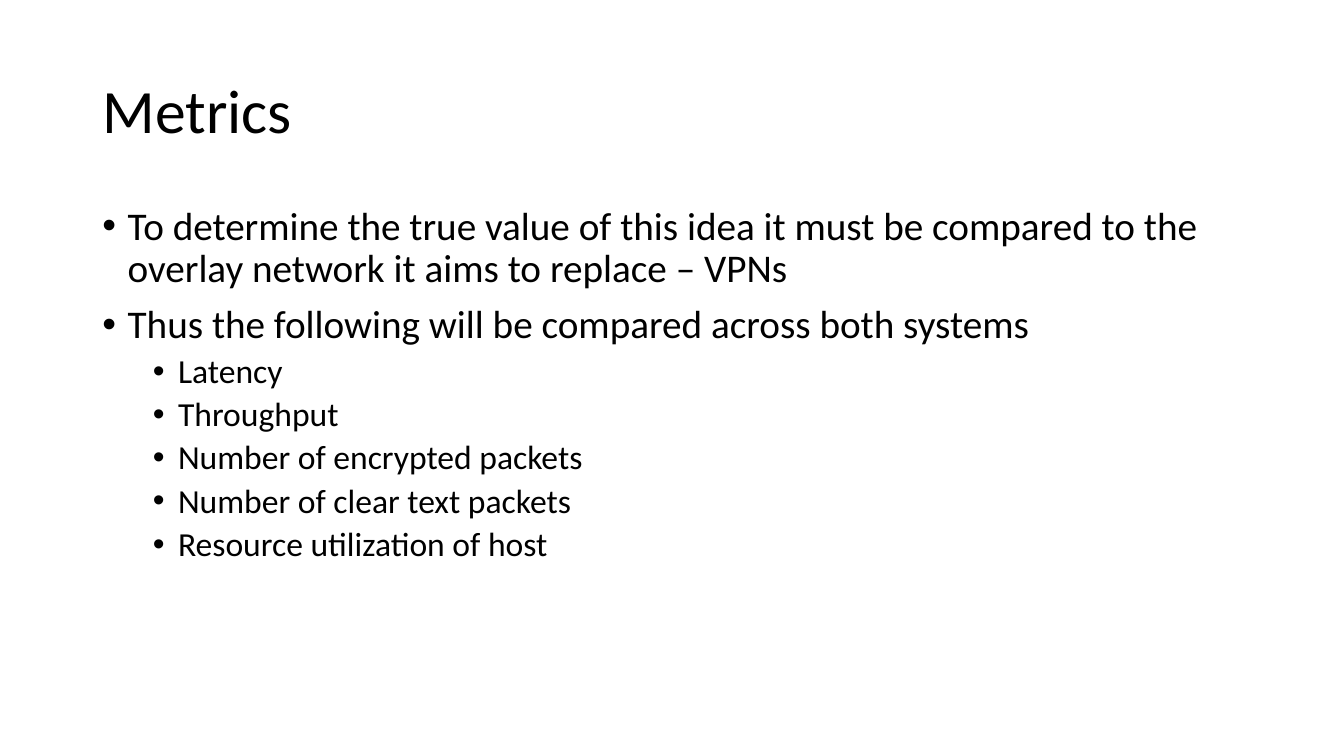
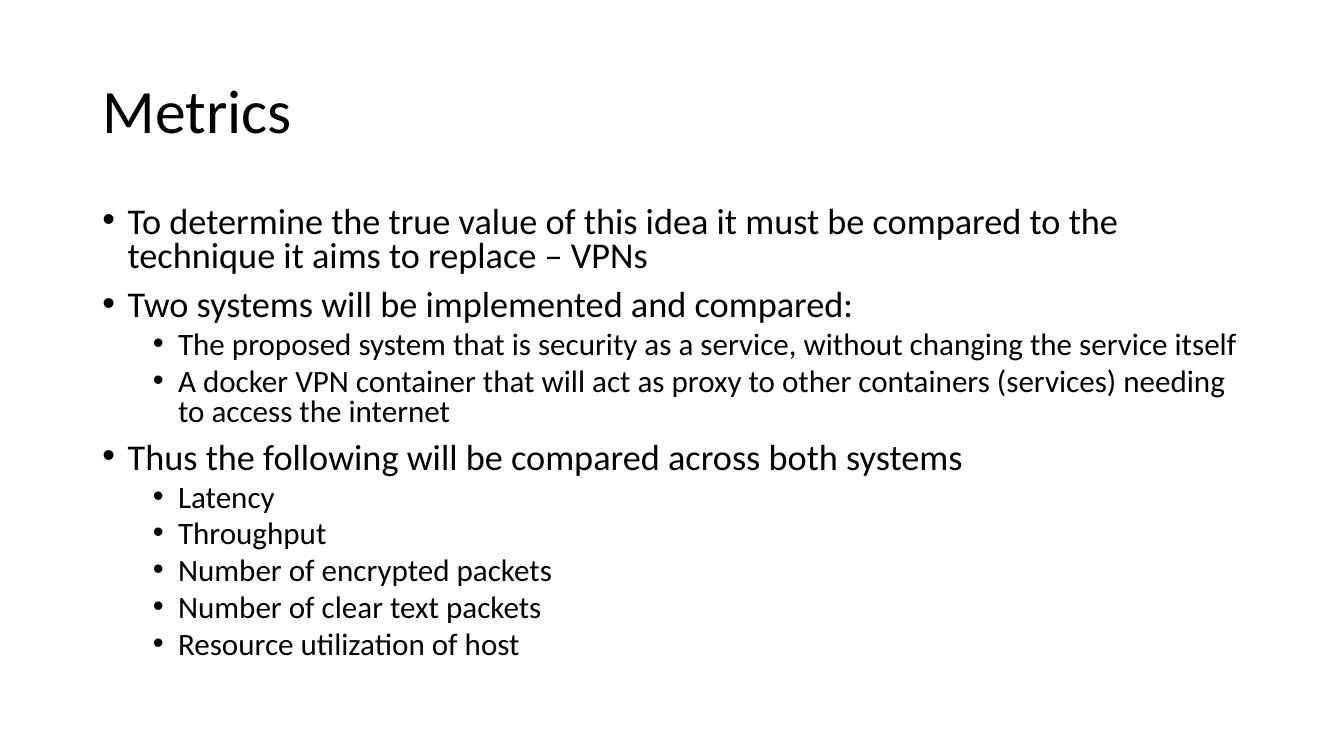
Before and after one commit to devagent42/ITEC5102F-Project, a slide deck: slide 11 of Presentation/Progress Presentation Slides.pptx. Drawn at 1344x756 pixels with LibreOffice and Linux fonts; fonts in the diff are those of the drawing. Boxes give left, top, right and bottom in pixels: in the first picture for what was removed or moved away, otherwise in the second. Text is boxed around its words. In the diff, an @@ line names an element or a change of style, - is before the commit and + after.

Commit message:
updated slides

```diff
--- a/Presentation/Progress Presentation Slides.pptx
+++ b/Presentation/Progress Presentation Slides.pptx
@@ text at (x1=128, y1=208, x2=1237, y2=423): text changed; size 28 to 22.2 pt @@
-• To determine the true value of this idea it must be compared to the overlay network it aims to replace – VPNs
+• To determine the true value of this idea it must be compared to the technique it aims to replace – VPNs
+• Two systems will be implemented and compared:
+  • The proposed system that is security as a service, without changing the service itself
+  • A docker VPN container that will act as proxy to other containers (services) needing to access the internet
@@ text at (x1=128, y1=444, x2=962, y2=656): size 28 to 25.9 pt in "Thus the following will be compared across ..."; size 24 to 22.2 pt in "Latency", "Throughput", "Number of encrypted packets", "Number of clear text packets" and 1 more places; line spacing 0.9 to 0.8 @@
```
Also in this commit, not shown: 1 other slide changed.
